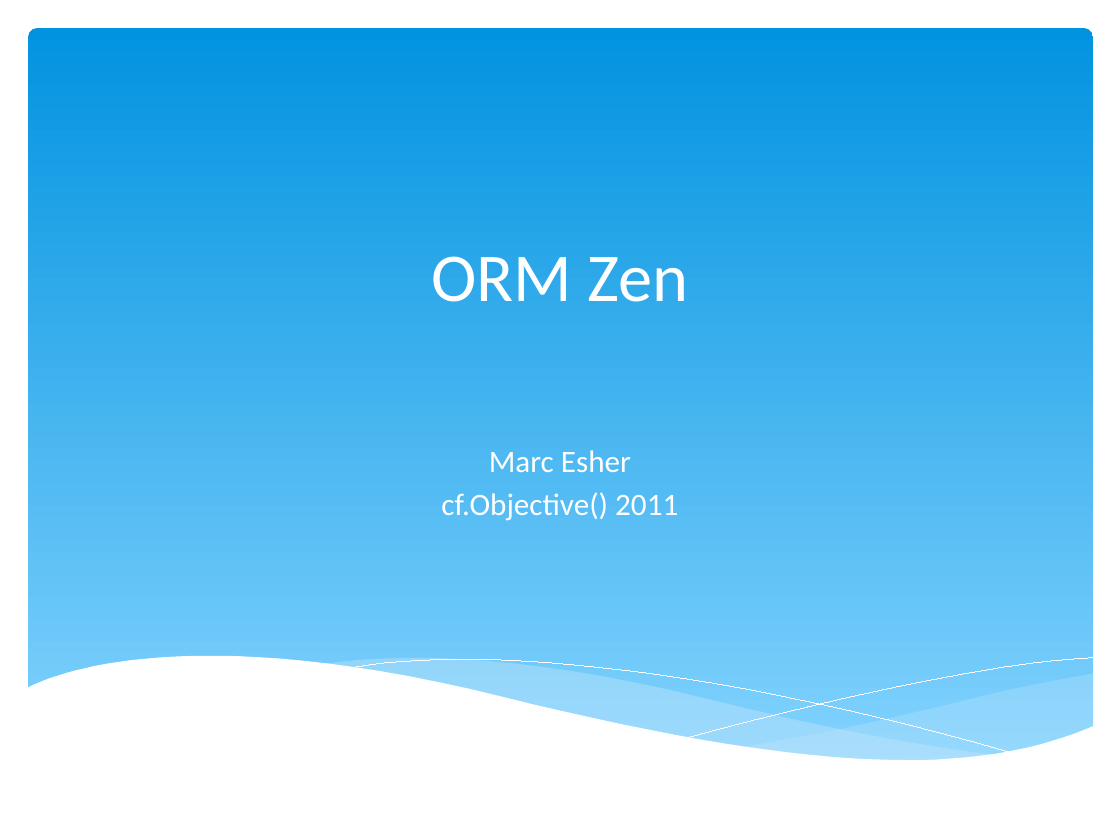
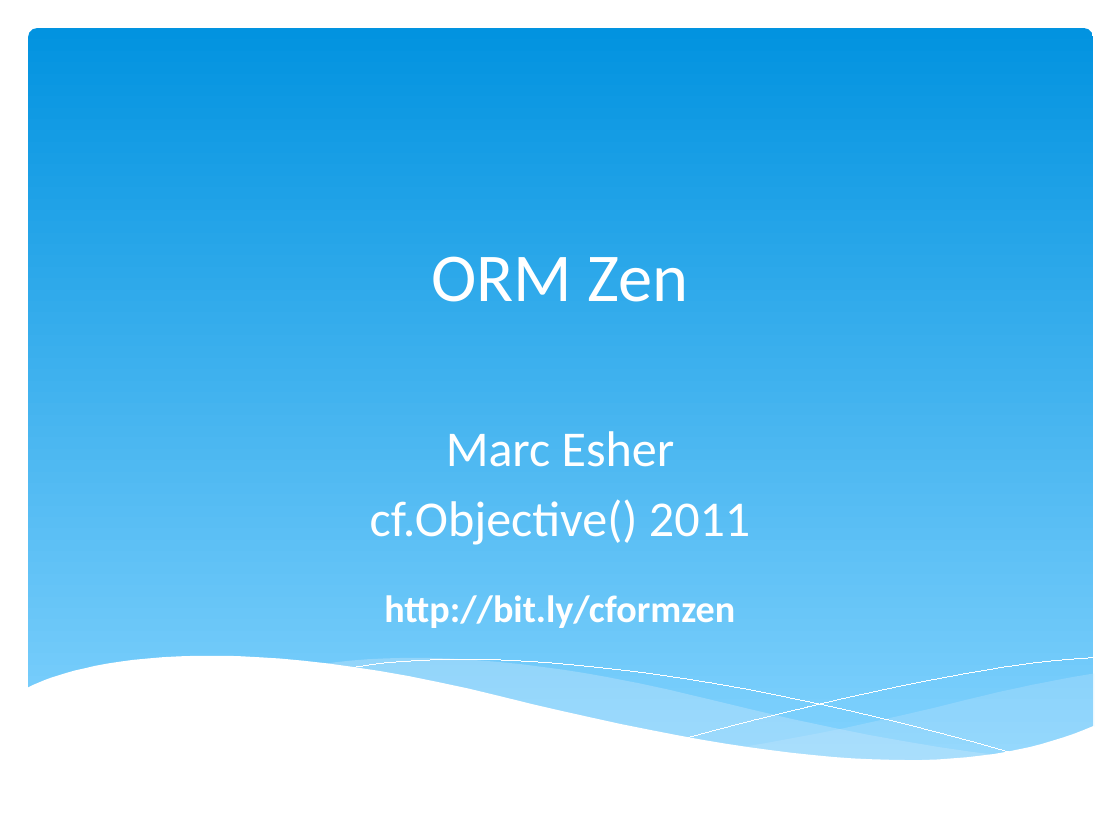
Before and after one commit to marcesher/mxunit-cfmeetups, a slide deck: slide 1 of CFObjective_ORMZen/preso/orm_zen.ppt.pptx. Drawn at 1120x840 pixels with LibreOffice and Linux fonts; fonts in the diff are those of the drawing. Boxes give left, top, right and bottom in pixels: in the first picture for what was removed or moved away, otherwise in the second. Text is boxed around its words. In the diff, an @@ line names an element or a change of style, - is before the commit and + after.

```diff
--- a/CFObjective_ORMZen/preso/orm_zen.ppt.pptx
+++ b/CFObjective_ORMZen/preso/orm_zen.ppt.pptx
@@ subtitle "Marc Esher": place and size @@
-subtitle "Marc Esher" at [441, 450, 678, 521]
+subtitle "Marc Esher" at [370, 431, 750, 628]
@@ subtitle at [370, 431, 750, 545]: size 20 to 32.2 pt in "Marc Esher", "cf.Objective() 2011"; more space between paragraphs @@
@@ subtitle at [384, 595, 735, 628]: paragraph added @@
+http://bit.ly/cformzen
```
Also in this commit, not shown: 2 other slides changed, 38 slides added, 10 other files.
